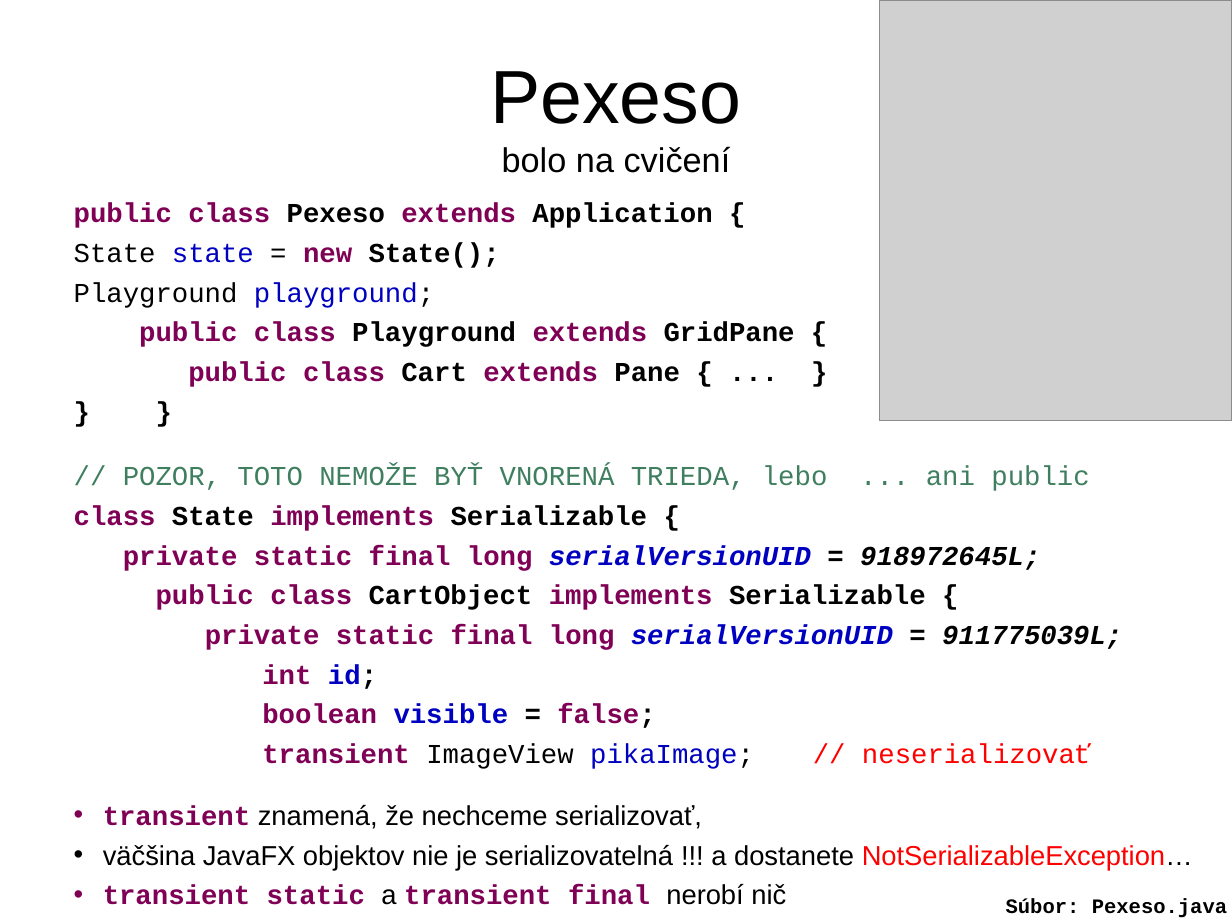
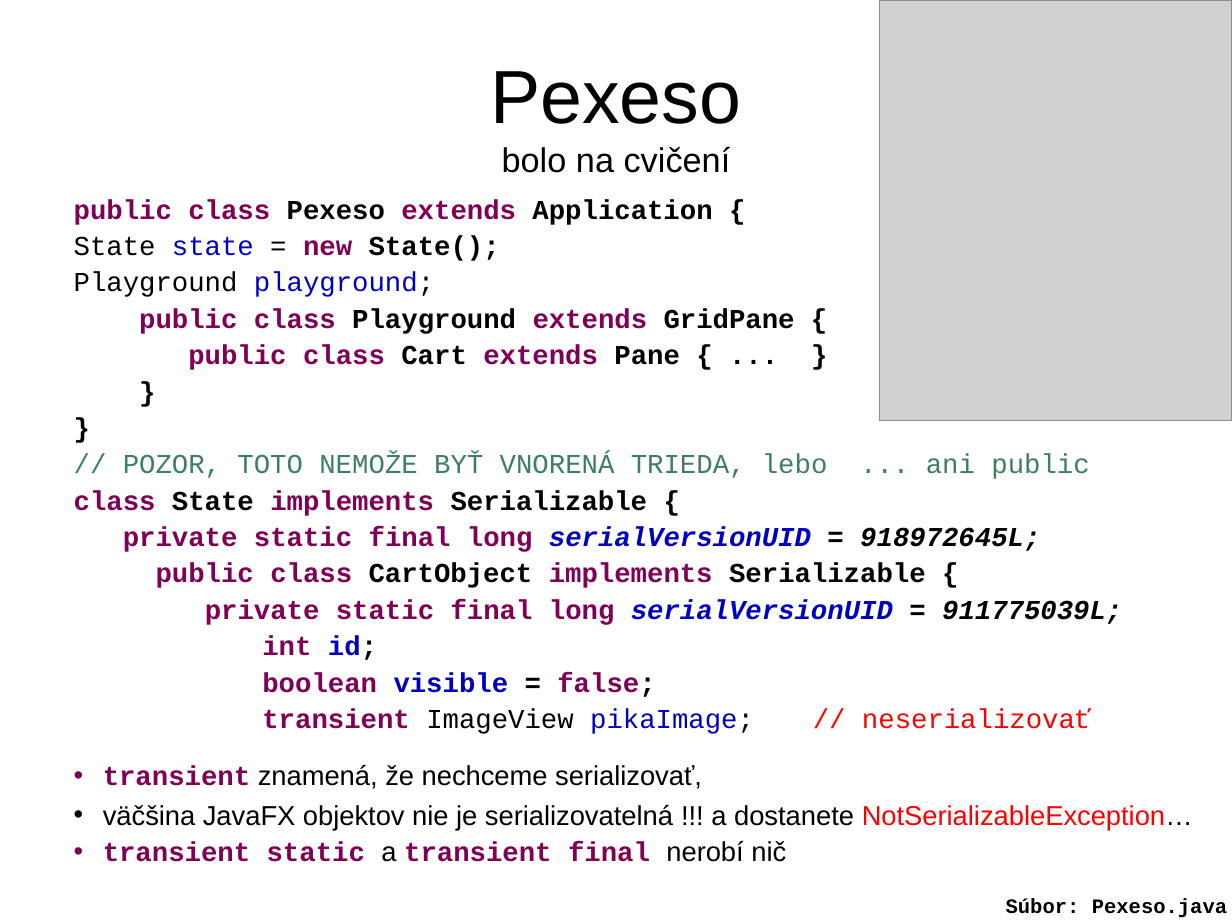
Before and after one commit to Programovanie4/Prednasky, a slide deck: slide 10 of 12/12_java.ppt. Drawn at 1232x924 pixels with LibreOffice and Linux fonts; fonts in the diff are those of the drawing; grey boxes stand for pictures. Boxes give left, top, right and bottom in pixels: in the first picture for what was removed or moved away, otherwise in the second. Text is boxed around its words. In the diff, an @@ line names an element or a change of style, - is before the commit and + after.

```diff
--- a/12/12_java.ppt
+++ b/12/12_java.ppt
@@ text at (x1=74, y1=199, x2=1193, y2=862): text changed @@
-} }
+}
+}
@@ text at (x1=74, y1=199, x2=1122, y2=862): line spacing 1 to 0.9 @@
```
Also in this commit, not shown: 14 other slides changed, 2 slides added, 1 slide removed, 1 other file.
